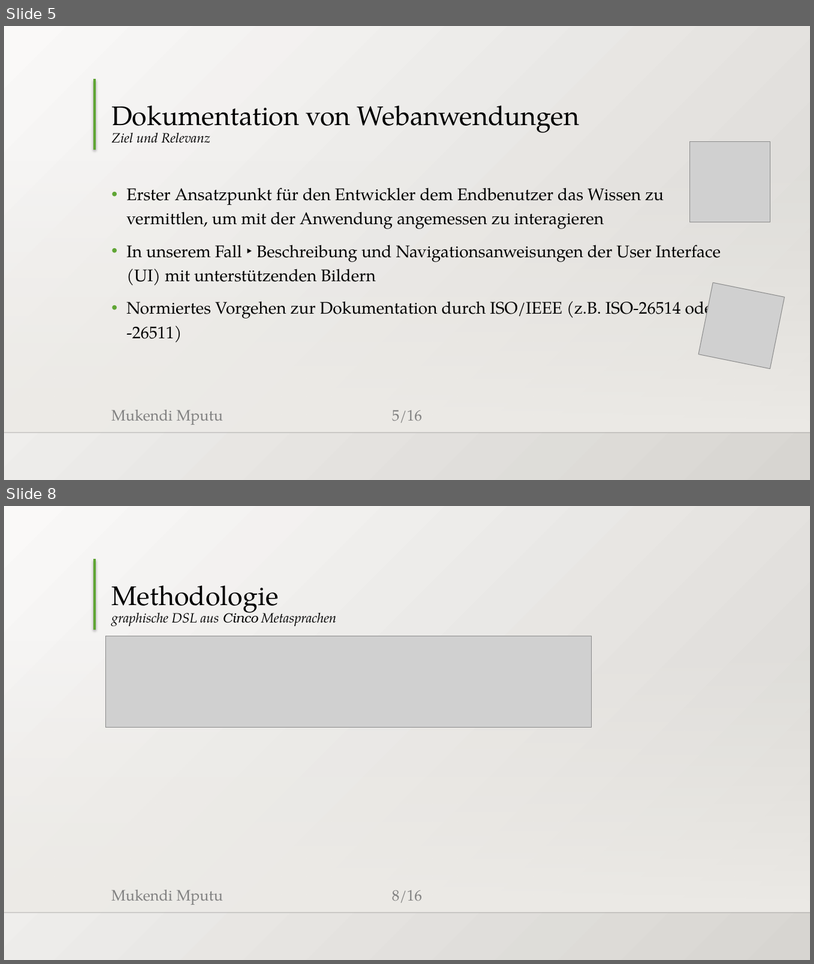
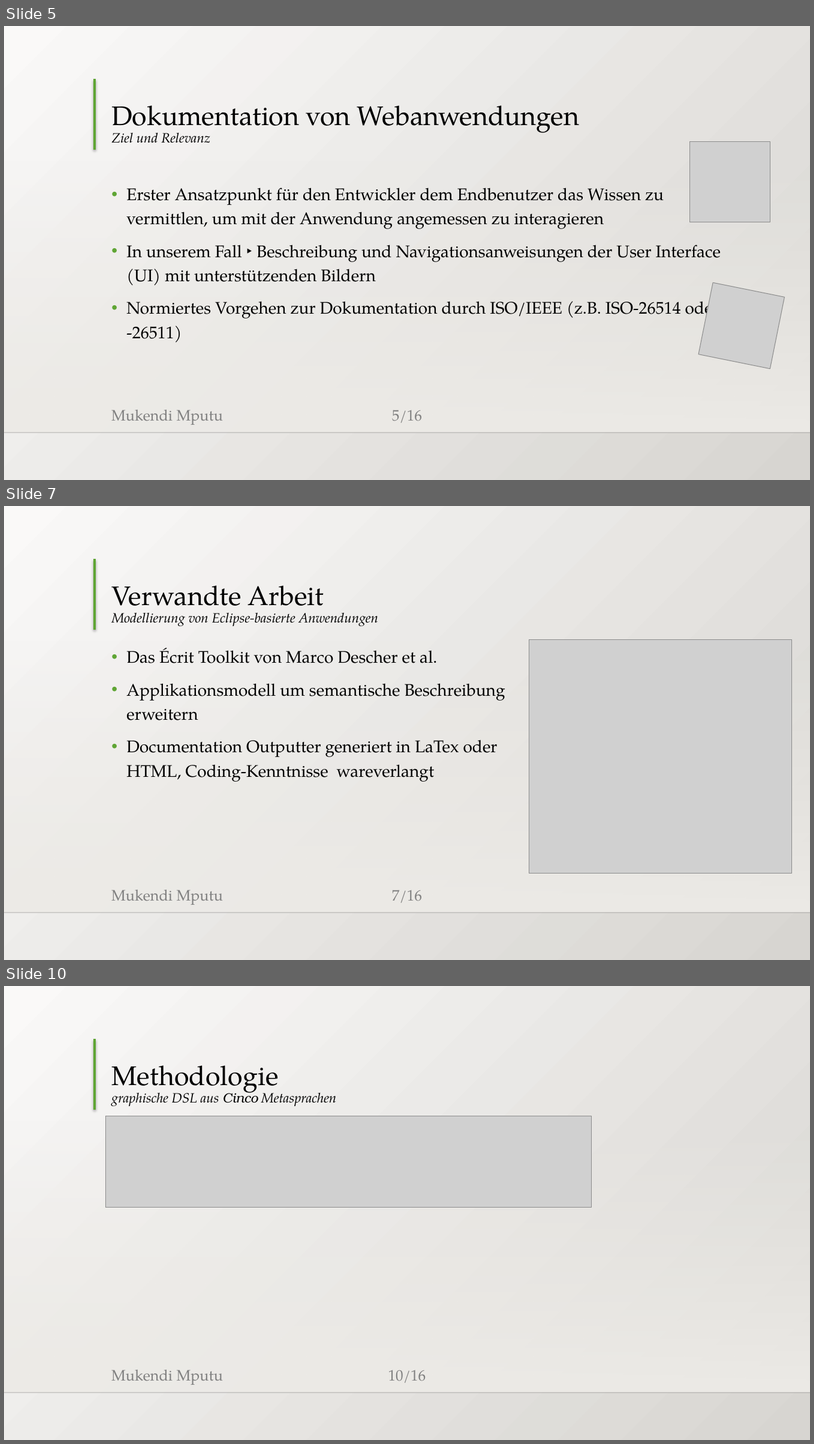
Before and after one commit to MukendiMputu/BachelorThesis, a slide deck: Abschlussvortrag.pptx. Shown one above the other, each under a label of ours: slides 5 and 8 before the commit, slides 5, 7 and 10 after it; the slides between them are not shown. The pictures are 814x964 and 814x1444 pixels, drawn with LibreOffice and Linux fonts; fonts in the diff are those of the drawing; grey boxes stand for pictures; background and template pictures are left out. Boxes give left, top, right and bottom in pixels: in the first picture for what was removed or moved away, otherwise in the second. Text is boxed around its words. In the diff, an @@ line names an element or a change of style, - is before the commit and + after.

Commit message:
adds pictures and update presentation

```diff
--- a/Abschlussvortrag.pptx
+++ b/Abschlussvortrag.pptx
@@ slide 7 added at [4, 506, 810, 960], background gradient #FAFAF9 to #D7D5D2; not listed: 5 template elements that a slide beside it also shows @@
@@ title added at [111, 585, 378, 626], 16 pt, text #000000, italic @@
+Verwandte Arbeit
+Modellierung von Eclipse-basierte Anwendungen
@@ text added at [126, 648, 506, 781], 20 pt, text #000000 @@
+• Das Écrit Toolkit von Marco Descher et al.
+• Applikationsmodell um semantische Beschreibung erweitern
+• Documentation Outputter generiert in LaTex oder HTML, Coding-Kenntnisse wareverlangt
@@ picture added at [530, 639, 792, 873] @@
@@ what was slide 8 is now slide 10 @@
@@ page number at [389, 1369, 426, 1383]: text changed @@
-8/16
+10/16
```
Also in this commit, not shown: 2 slides changed, 3 other slides added, 2 other files.
